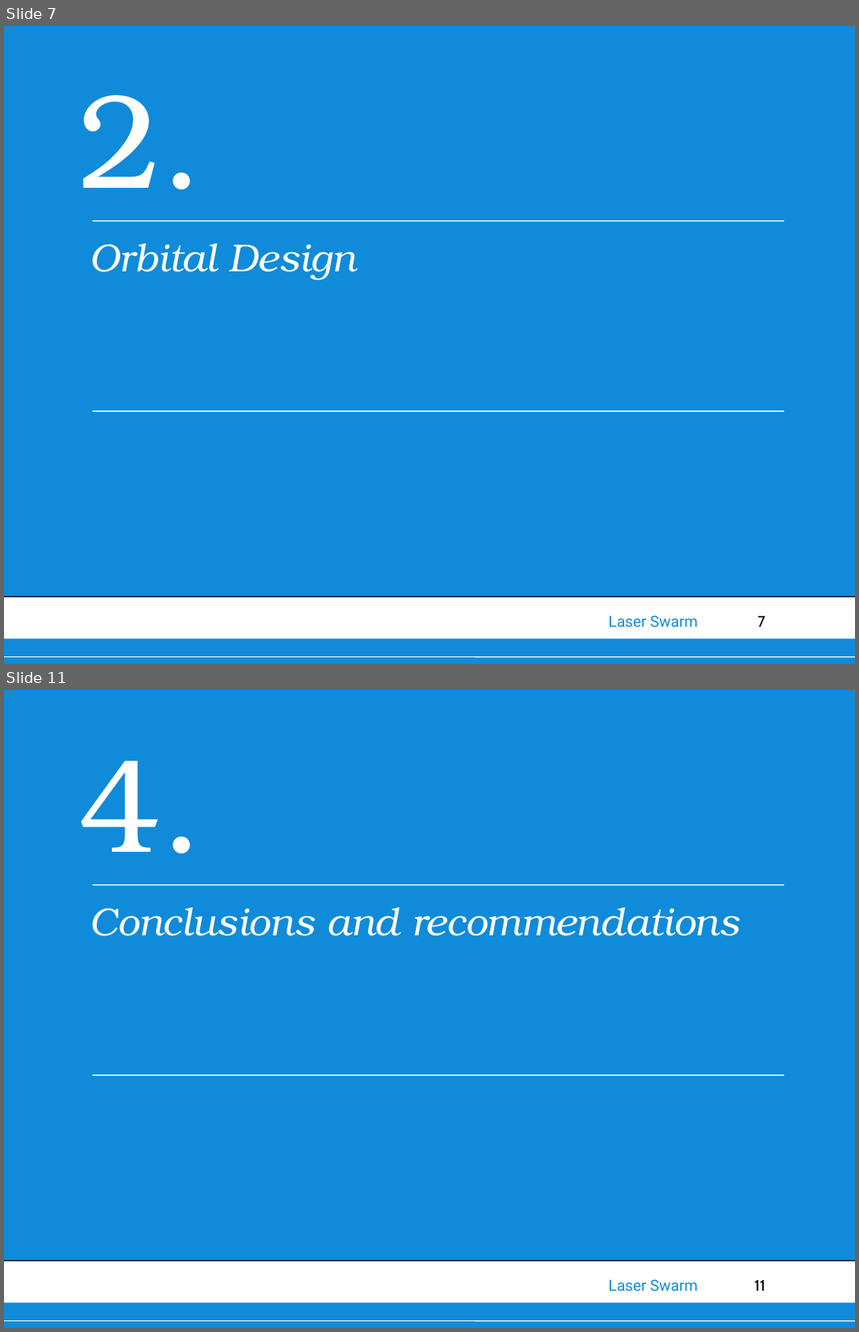
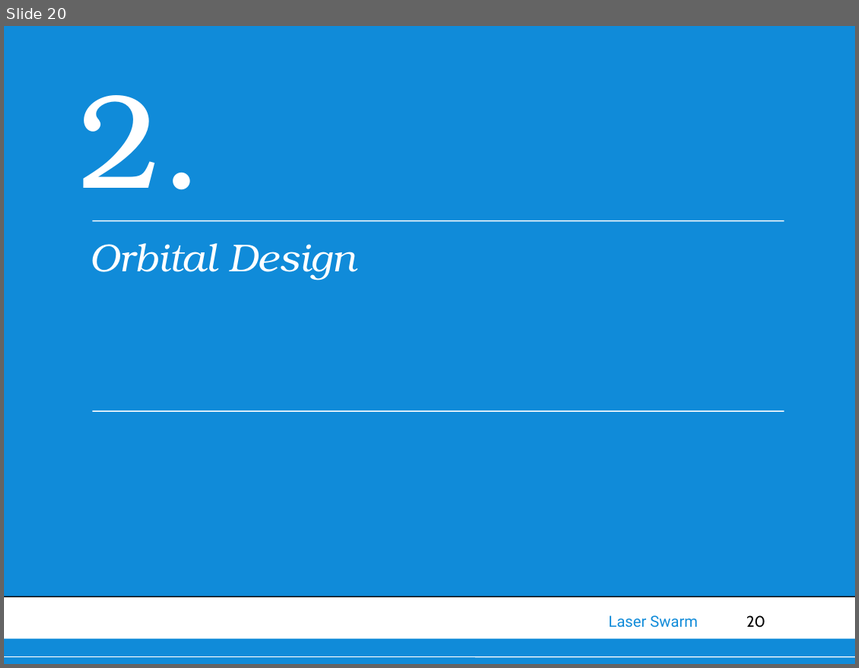
Before and after one commit to thewisenerd/laser-swarm, a slide deck: finalPresentation/FinalPresentation.ppt. Shown one above the other, each under a label of ours: slides 7 and 11 before the commit, slide 20 after it; the slides between them are not shown. The pictures are 859x1332 and 859x668 pixels, drawn with LibreOffice and Linux fonts; fonts in the diff are those of the drawing; background and template pictures are left out. Boxes give left, top, right and bottom in pixels: in the first picture for what was removed or moved away, otherwise in the second. Text is boxed around its words. In the diff, an @@ line names an element or a change of style, - is before the commit and + after.

```diff
--- a/finalPresentation/FinalPresentation.ppt
+++ b/finalPresentation/FinalPresentation.ppt
@@ slide 11 removed at [4,690,855,1328], background #108BD9; not listed: 7 template elements that a slide beside it also shows @@
@@ text removed at [78,761,204,854] @@
-4.
@@ line removed from (92, 885) to (785, 885) @@
@@ text removed at [89,907,740,936] @@
-Conclusions and recommendations
@@ line removed from (92, 1075) to (785, 1075) @@
@@ what was slide 7 is now slide 20 @@
@@ page number at [747,616,766,628]: text changed @@
-7
+20
```
Also in this commit, not shown: 7 slides changed, 16 slides added.
